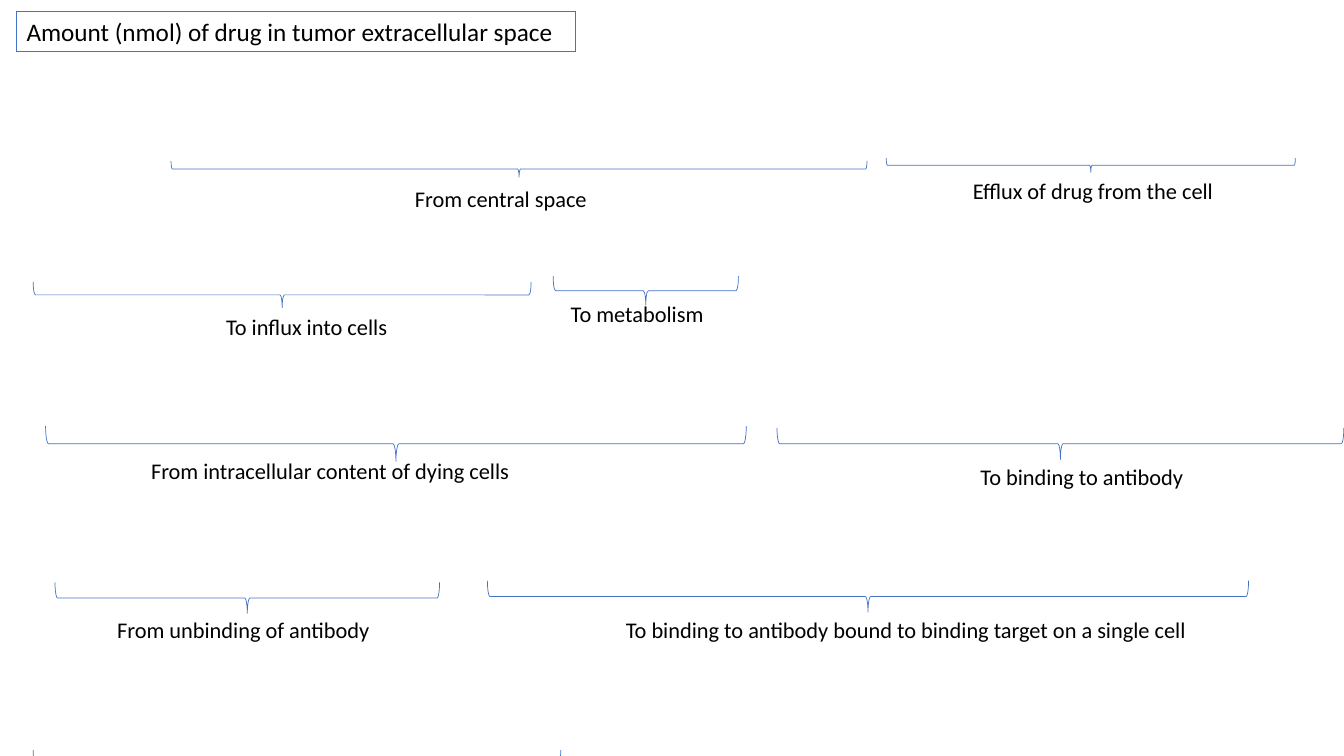
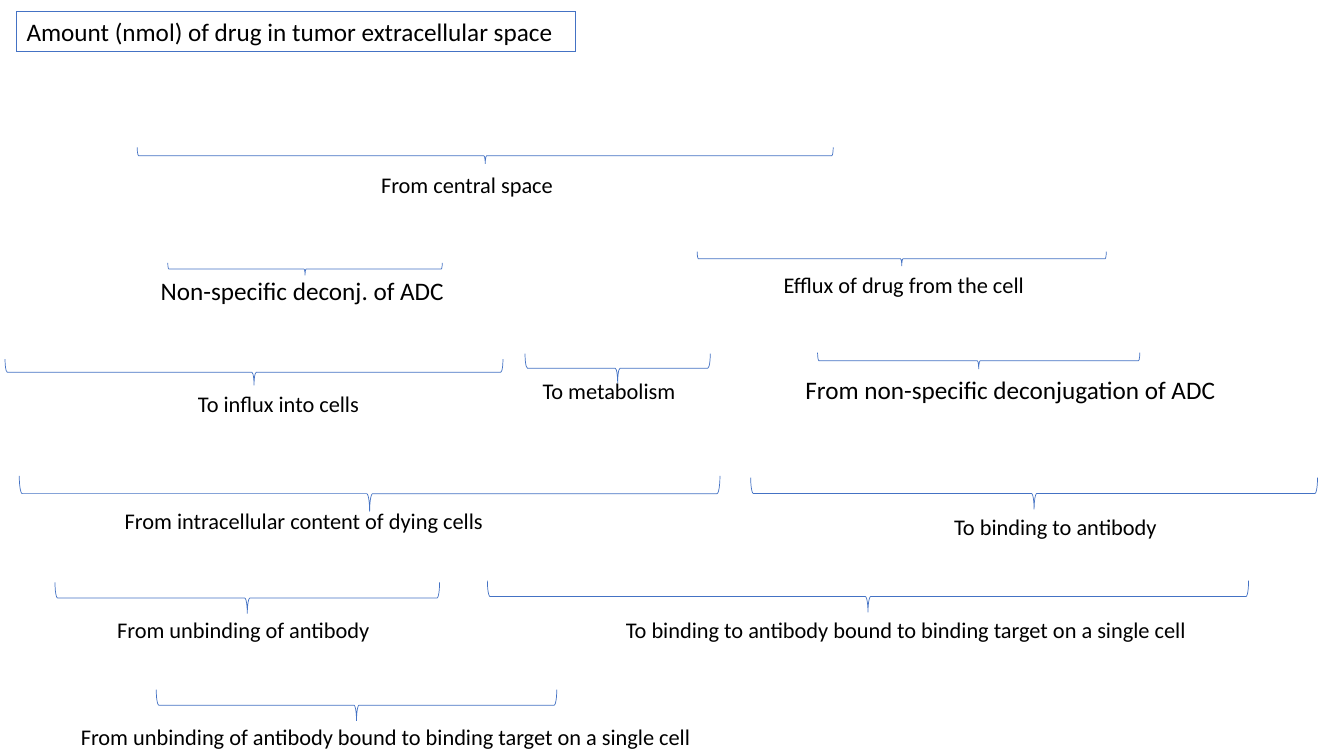
Before and after one commit to judith-stein/hc-protac-shuttle-rshiny-in-vivo, a slide deck: slide 53 of www/logistic_pk_pd_equations_explained.pptx (slide 32 before the commit). Drawn at 1344x756 pixels with LibreOffice and Linux fonts; fonts in the diff are those of the drawing; background and template pictures are left out. Boxes give left, top, right and bottom in pixels: in the first picture for what was removed or moved away, otherwise in the second. Text is boxed around its words. In the diff, an @@ line names an element or a change of style, - is before the commit and + after.

```diff
--- a/www/logistic_pk_pd_equations_explained.pptx
+++ b/www/logistic_pk_pd_equations_explained.pptx
@@ right brace: place and size @@
-right brace at box(171, 161, 867, 177)
+right brace at box(137, 147, 833, 163)
@@ text "From central space": place and size @@
-text "From central space" at box(415, 191, 587, 211)
+text "From central space" at box(381, 177, 553, 197)
@@ right brace added at box(167, 263, 442, 275), outline #4472C4 0.5 pt @@
@@ right brace: place and size @@
-right brace at box(886, 158, 1296, 172)
+right brace at box(697, 252, 1106, 266)
@@ text "Efflux of drug from the ...": place and size @@
-text "Efflux of drug from the ..." at box(973, 183, 1213, 203)
+text "Efflux of drug from the ..." at box(784, 277, 1024, 297)
@@ text added at box(161, 282, 443, 305), 18 pt, text #000000 @@
+Non-specific deconj. of ADC
@@ 2 right braces, 1 text: place and size @@
-2 right braces, 1 text at box(33, 277, 739, 322)
+2 right braces, 1 text at box(5, 353, 710, 399)
@@ right brace added at box(818, 353, 1140, 369), outline #4472C4 0.5 pt @@
@@ text "To influx into cells": place and size @@
-text "To influx into cells" at box(226, 319, 387, 335)
+text "To influx into cells" at box(198, 396, 359, 412)
@@ text added at box(805, 381, 1214, 404), 18 pt, text #000000 @@
+From non-specific deconjugation of ADC
@@ 2 texts, 2 right braces: place and size @@
-2 texts, 2 right braces at box(45, 426, 1343, 489)
+2 texts, 2 right braces at box(19, 476, 1317, 539)
@@ right brace: place and size @@
-right brace at box(33, 750, 561, 756)
+right brace at box(156, 690, 557, 721)
@@ text added at box(81, 729, 690, 749), 16 pt, text #000000 @@
+From unbinding of antibody bound to binding target on a single cell
```
Also in this commit, not shown: 20 other slides changed, 35 slides added, 7 other files.
